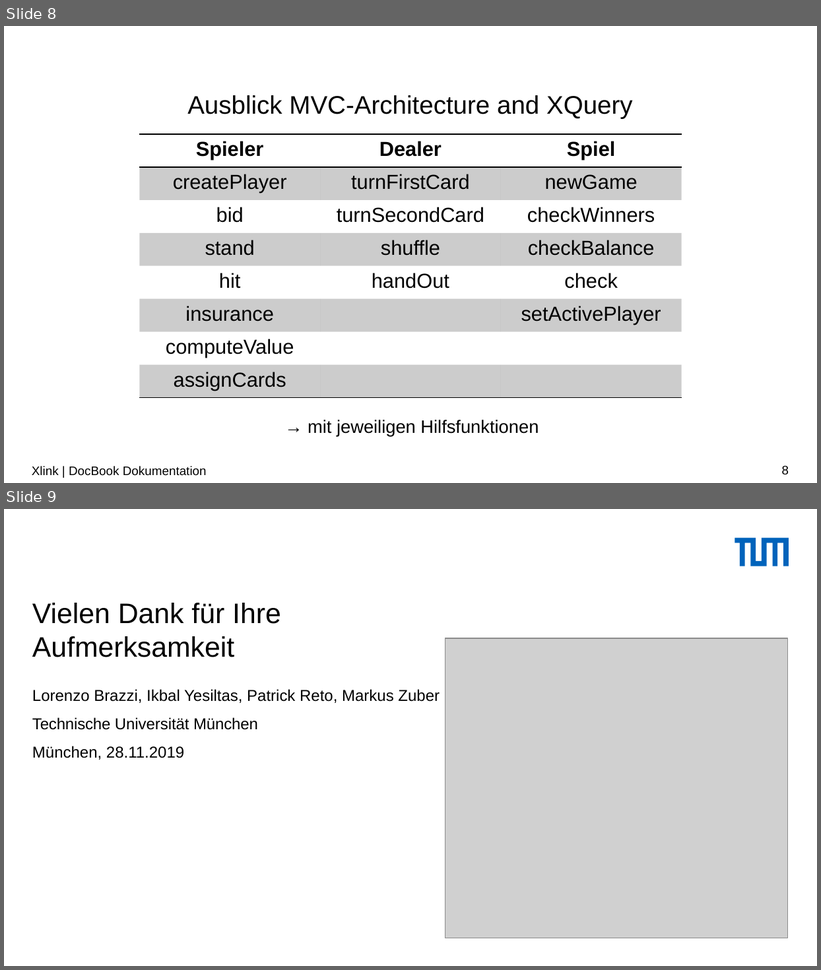
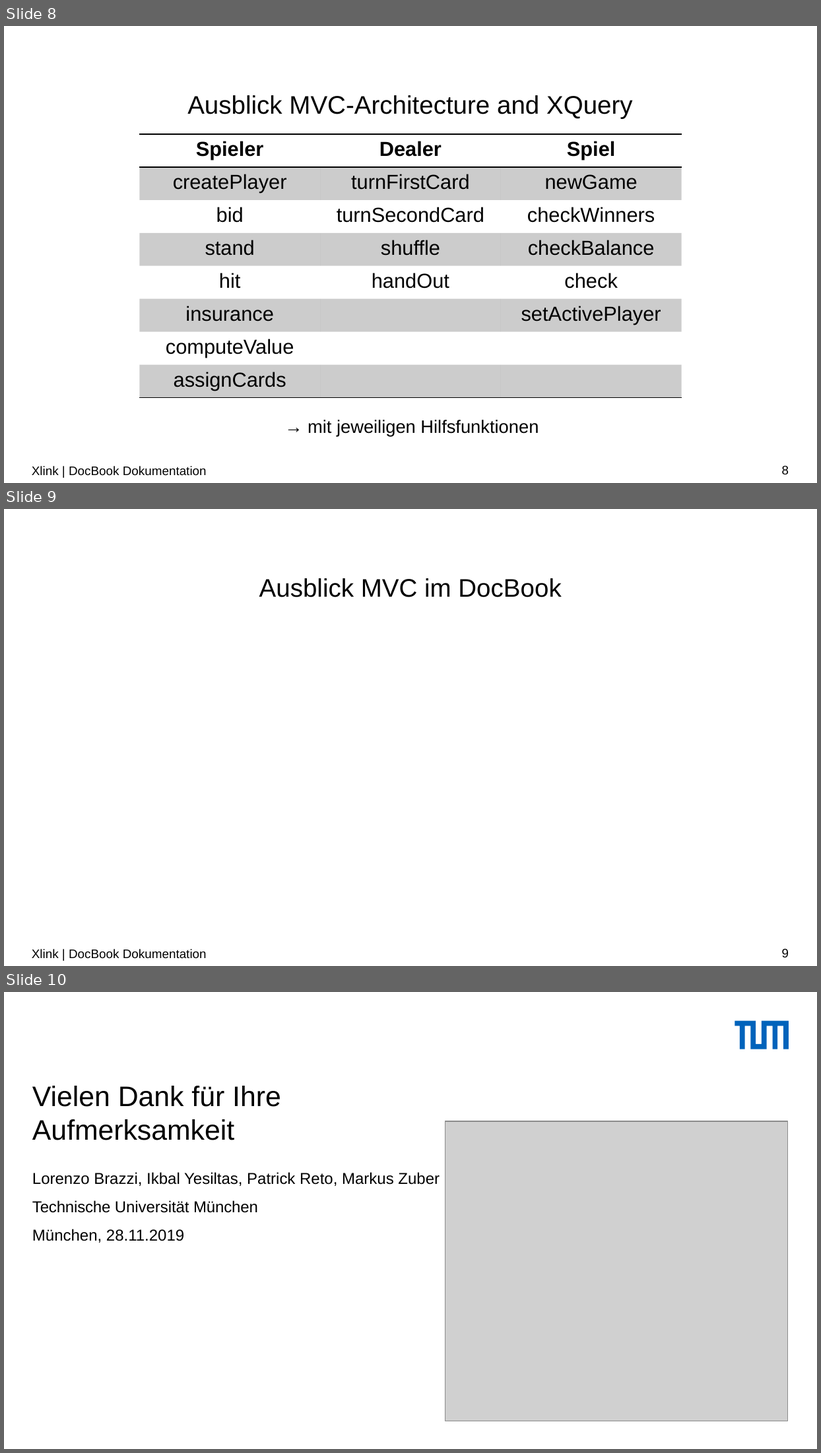
Before and after one commit to LorenzoBrazzi-zz/XML_Praktikum, a slide deck: PP_notenbonus.pptx. Shown one above the other, each under a label of ours: slides 8 and 9 before the commit, slides 8, 9 and 10 after it. The pictures are 821x970 and 821x1453 pixels, drawn with LibreOffice and Linux fonts; fonts in the diff are those of the drawing; grey boxes stand for pictures; background and template pictures are left out. Boxes give left, top, right and bottom in pixels: in the first picture for what was removed or moved away, otherwise in the second. Text is boxed around its words. In the diff, an @@ line names an element or a change of style, - is before the commit and + after.

```diff
--- a/PP_notenbonus.pptx
+++ b/PP_notenbonus.pptx
@@ slide 9 added at <box>4,509,817,966</box>, background #FFFFFF @@
@@ title added at <box>259,578,561,597</box>, 22.5 pt, text #000000 @@
+Ausblick MVC im DocBook
@@ text added at <box>32,949,207,959</box>, 11 pt, text #000000 @@
+Xlink | DocBook Dokumentation
@@ page number added at <box>782,949,789,958</box>, 11 pt, text #000000 @@
+9
@@ what was slide 9 is now slide 10 @@
```
Also in this commit, not shown: 1 slide changed, 1 other file.
